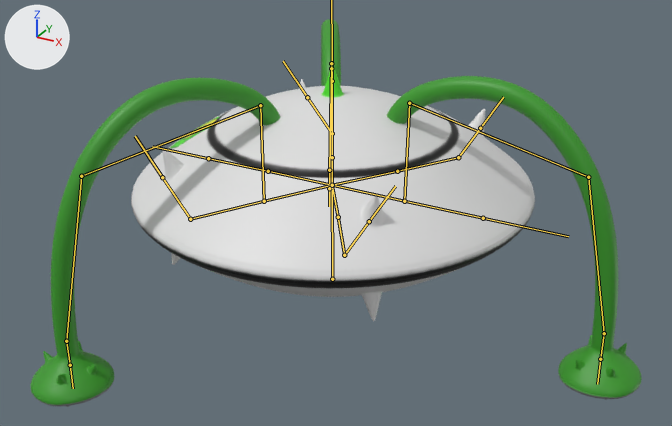
Two versions of the FBX model Underground/Assets/Resources/Creatures/ferrothorn2.fbx, one commit apart.
Before and after are seen from a camera (50 mm lens) standing at (1.96, -3.54, 1.62) and looking at (0.08, -0.13, -0.09). The axes (+X, +Y, +Z) are drawn at upper left. The lights are the same throughout. Both versions are drawn at frame 5 of the action 'Armature|Idle'; the numbers are the values there. The bones that bend it are drawn over the model as lines.

The first picture shows 'Base', 'Leg 1', 'Leg 2', 'Leg 3'.
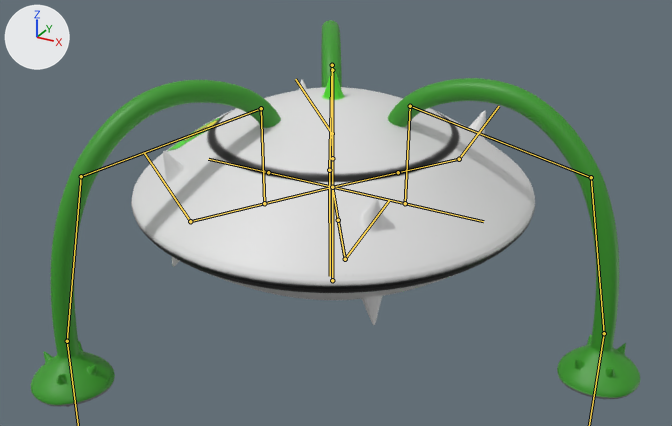
The edits, one by one:
Bone 'Bone' (bone_bone) moves from (0.0, -0.014, 0.0) to (0.0, -0.028, 0.0).
Bone 'Bone' (bone_bone) turns from (1, 0, 0) to (2, 0, -1) degrees about its own x, y and z.
Bone 'Bone.022' (bone_bone_022) turns from (1, 0, 0) to (3, 0, 0) degrees about its own x, y and z.
Bone 'Bone.013' (bone_bone_013) turns from (-2, 0, 0) to (-4, 0, 0) degrees about its own x, y and z.
Bone 'Bone.018' (bone_bone_018) turns from (2, 0, 0) to (3, 0, -1) degrees about its own x, y and z.
Bone 'Bone.019' (bone_bone_019) turns from (1, 0, 2) to (2, 0, 3) degrees about its own x, y and z.
Bone 'Bone.016' (bone_bone_016) turns from (1, 0, 2) to (1, 0, 3) degrees about its own x, y and z.

Pixel boxes (x1, y1, x2, y2) of what changed, in the pictures (672 x 426 px):
'Base', posed: before (131, 64, 535, 321); after (131, 67, 535, 325)
'Leg 1', posed: before (387, 76, 642, 400); after (388, 78, 640, 399)
'Leg 2', posed: before (31, 78, 280, 407); after (31, 80, 281, 407)
bone 'Bone', root to tip: before (332, 279) to (332, 185); after (332, 280) to (332, 187)
bone 'Bone.022', root to tip: before (409, 103) to (588, 177); after (410, 106) to (591, 177)
bone 'Bone.013', root to tip: before (588, 177) to (604, 333); after (591, 177) to (604, 333)
bone 'Bone.018', root to tip: before (260, 105) to (81, 176); after (261, 108) to (81, 176)
bone 'Bone.019', root to tip: before (81, 176) to (66, 341); after (81, 176) to (67, 341)
bone 'Bone.016', root to tip: before (331, 63) to (329, 170); after (332, 65) to (329, 170)
